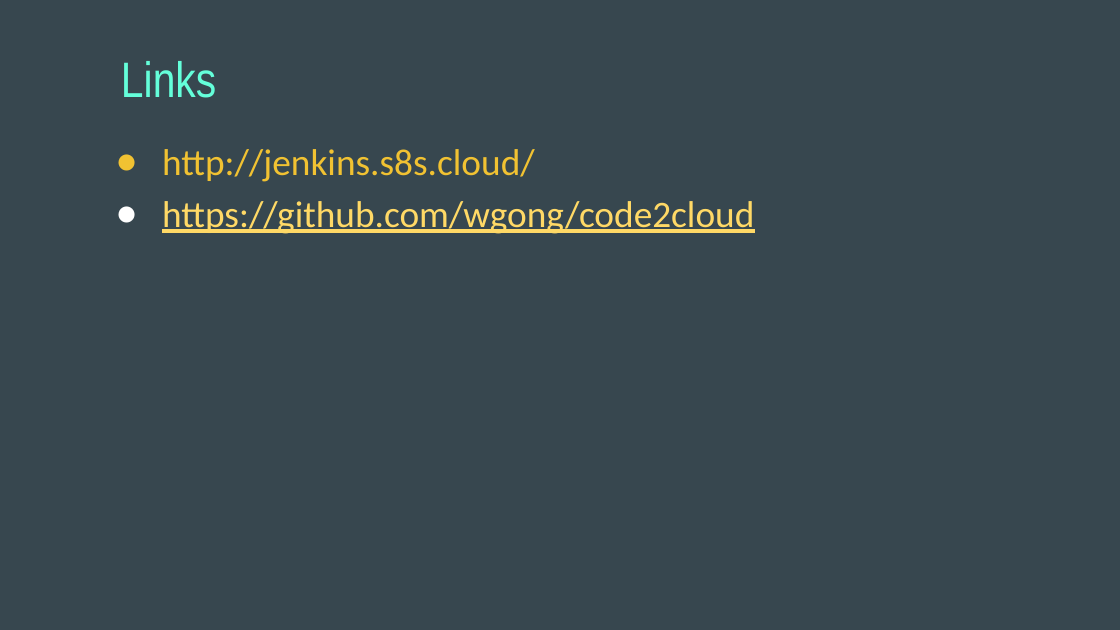
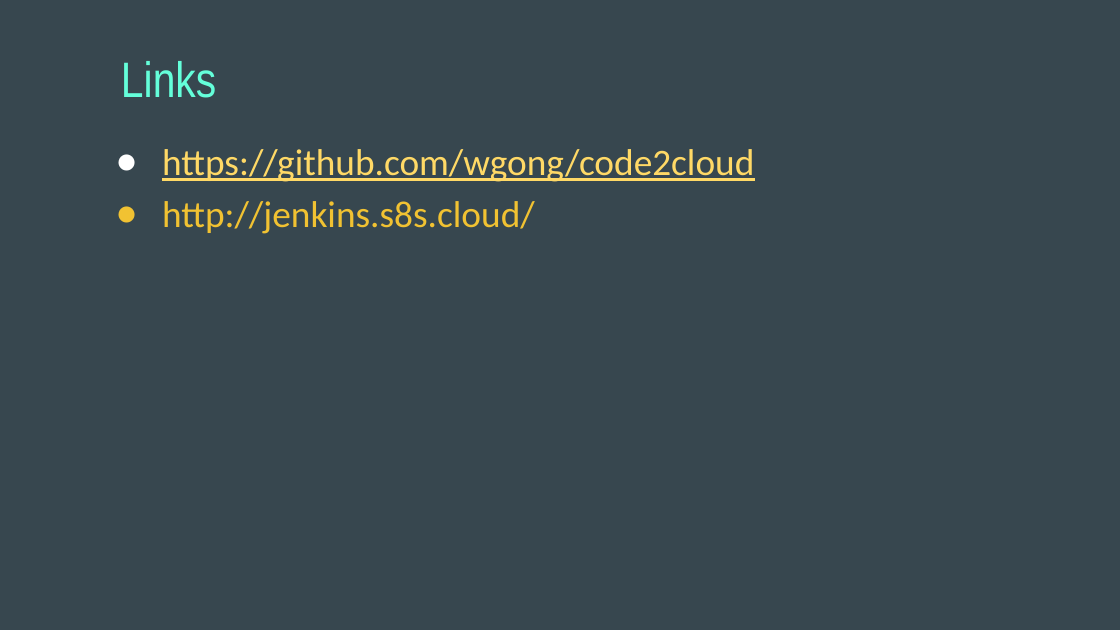
Before and after one commit to wgong/code2cloud, a slide deck: slide 11 of docs/code2cloud.pptx. Drawn at 1120x630 pixels with LibreOffice and Linux fonts; fonts in the diff are those of the drawing. Boxes give left, top, right and bottom in pixels: in the first picture for what was removed or moved away, otherwise in the second. Text is boxed around its words. In the diff, an @@ line names an element or a change of style, - is before the commit and + after.

```diff
--- a/docs/code2cloud.pptx
+++ b/docs/code2cloud.pptx
@@ text at (162,149,754,182): paragraph added @@
+● https://github.com/wgong/code2cloud
@@ text at (162,201,754,234): paragraph removed @@
-● https://github.com/wgong/code2cloud
```
Also in this commit, not shown: 8 other slides changed, 2 slides added, 1 other file.
